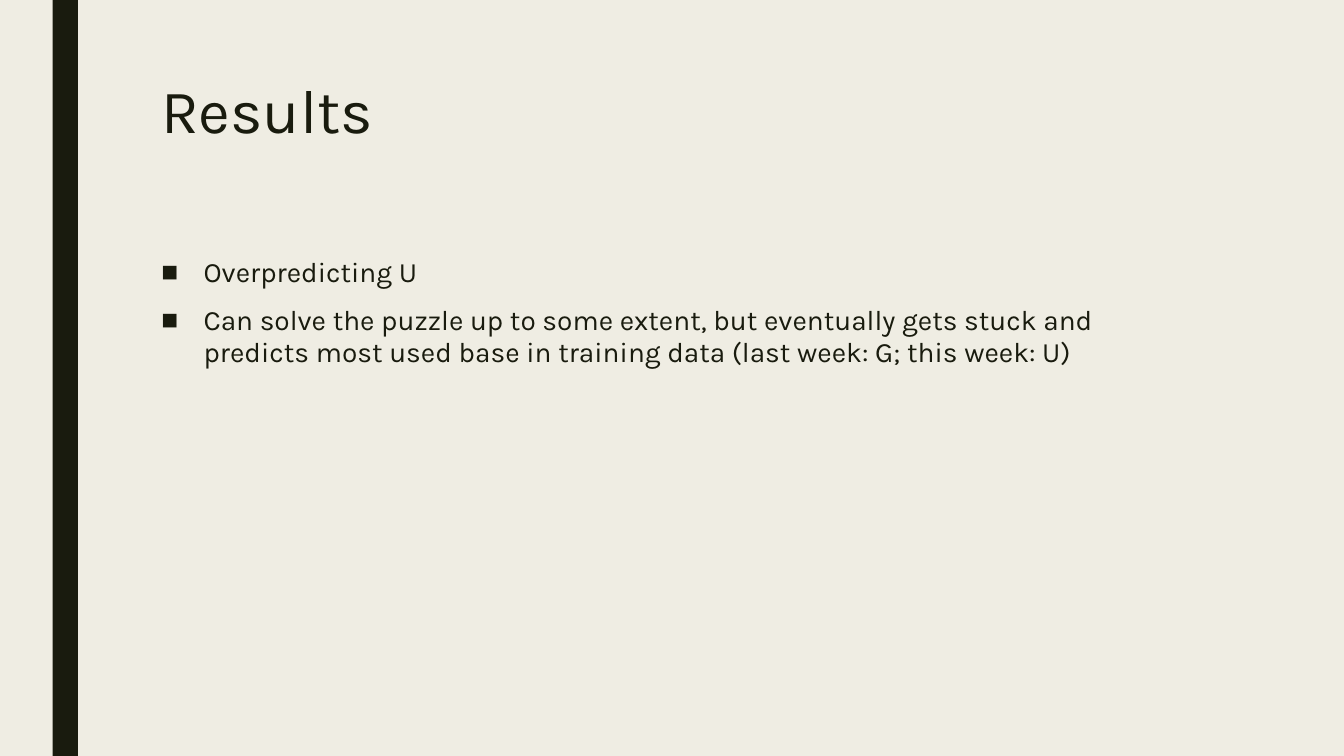
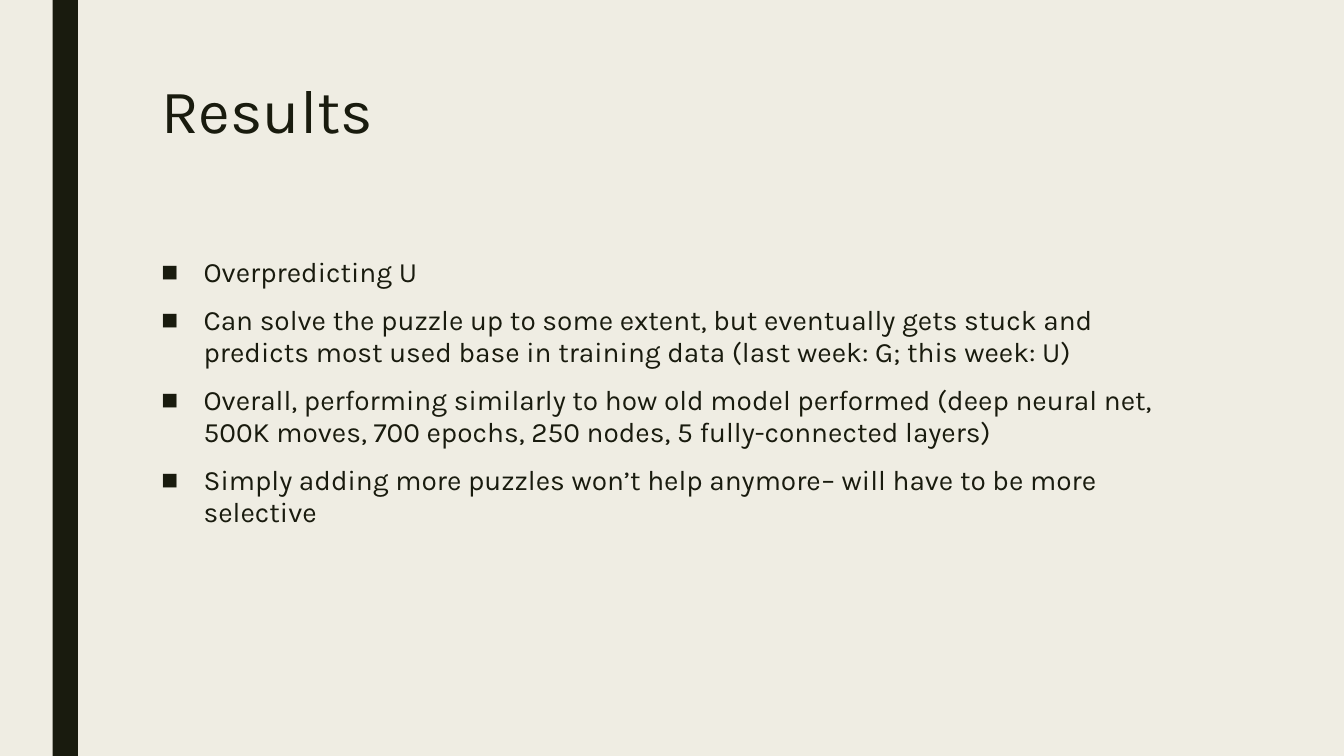
Before and after one commit to eternagame/EternaBrain, a slide deck: slide 5 of updates/7-13-17.pptx. Drawn at 1344x756 pixels with LibreOffice and Linux fonts; fonts in the diff are those of the drawing. Boxes give left, top, right and bottom in pixels: in the first picture for what was removed or moved away, otherwise in the second. Text is boxed around its words. In the diff, an @@ line names an element or a change of style, - is before the commit and + after.

```diff
--- a/updates/7-13-17.pptx
+++ b/updates/7-13-17.pptx
@@ text at (204, 390, 1152, 523): paragraphs added @@
+■ Overall, performing similarly to how old model performed (deep neural net, 500K moves, 700 epochs, 250 nodes, 5 fully-connected layers)
+■ Simply adding more puzzles won’t help anymore– will have to be more selective
```
Also in this commit, not shown: 2 other slides changed, 3 other files.
